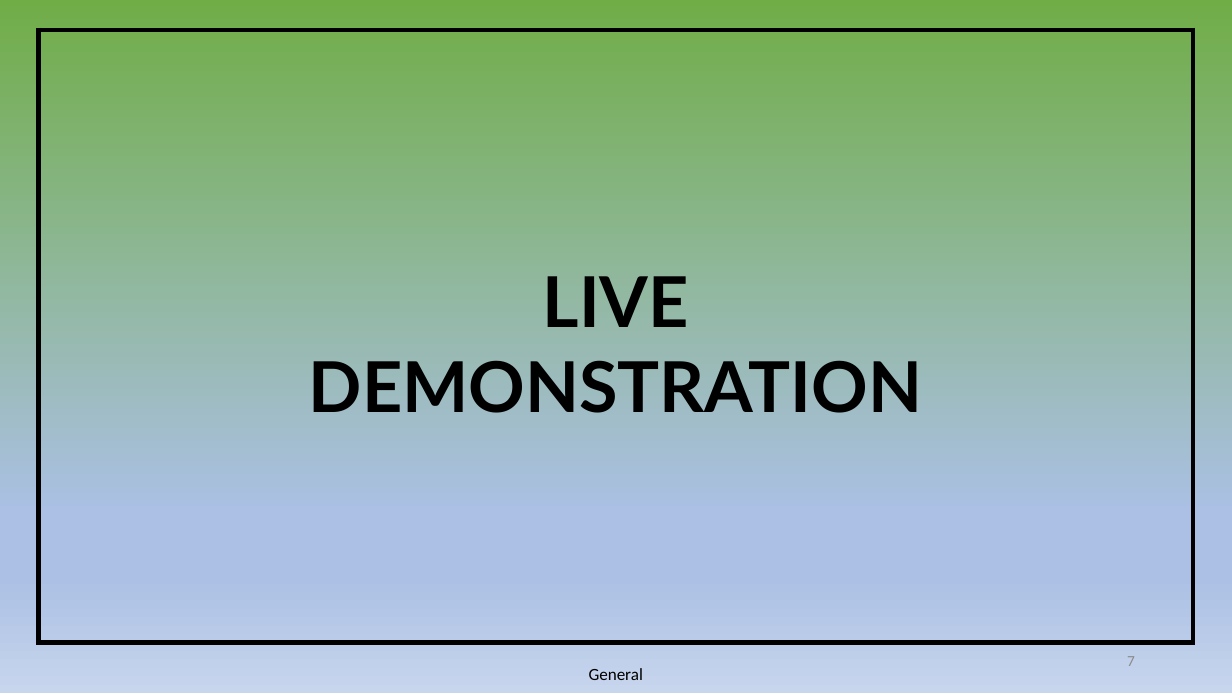
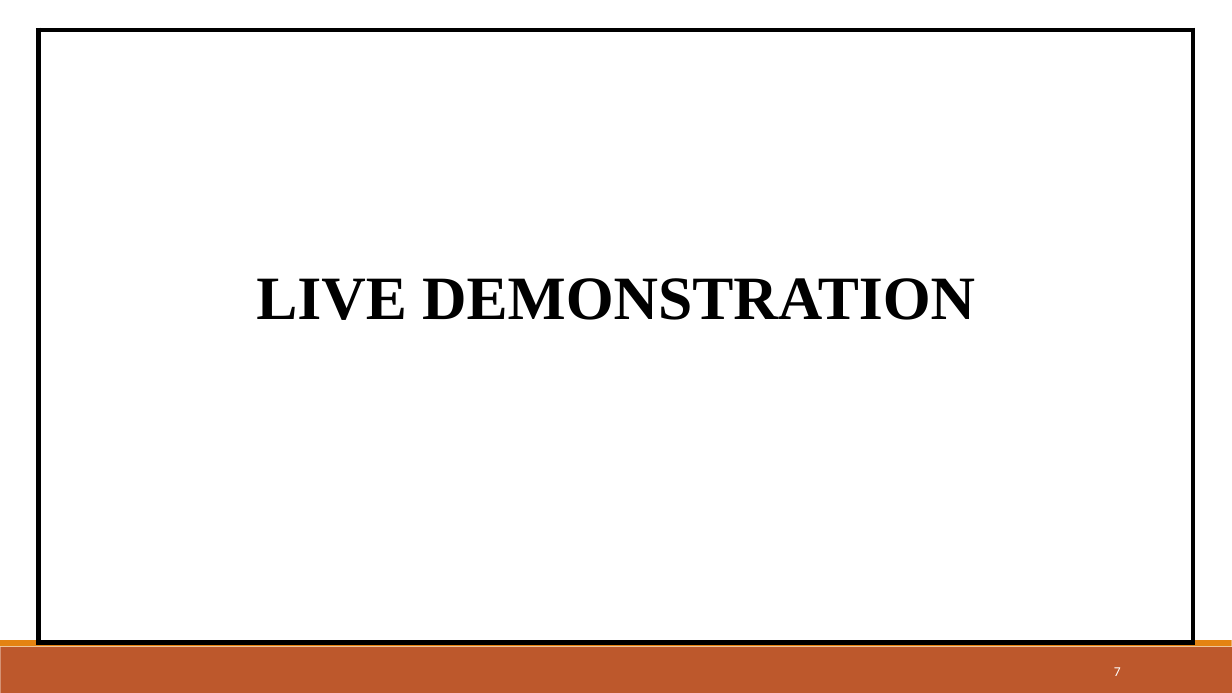
Before and after one commit to Tunir10Chaudhuri/Case_Study_Group_4, a slide deck: slide 7 of CaseStudy-04.pptx. Drawn at 1232x693 pixels with LibreOffice and Linux fonts; fonts in the diff are those of the drawing. Boxes give left, top, right and bottom in pixels: in the first picture for what was removed or moved away, otherwise in the second. Text is boxed around its words. In the diff, an @@ line names an element or a change of style, - is before the commit and + after.

```diff
--- a/CaseStudy-04.pptx
+++ b/CaseStudy-04.pptx
@@ background gradient #70AD47 to #ABC0E4 to #C7D5ED to #FFFFFF @@
@@ text "LIVE DEMONSTRATION" at box(256, 278, 975, 320): size 41 to 36 pt, font Lato to Times New Roman @@
@@ rectangle added at box(0, 647, 1232, 693), fill #BD582C @@
@@ rectangle added at box(0, 641, 1232, 647), fill #E48312 @@
@@ page number: place and size @@
-page number at box(1127, 656, 1135, 666)
+page number at box(1114, 667, 1121, 676)
@@ page number at box(1114, 667, 1121, 676): size 9 to 7.9 pt, text colour #8C8C8C to #FFFFFF @@
@@ text removed at box(589, 668, 643, 680) @@
-General
```
Also in this commit, not shown: 9 other slides changed, 1 slide added, 1 slide removed.
